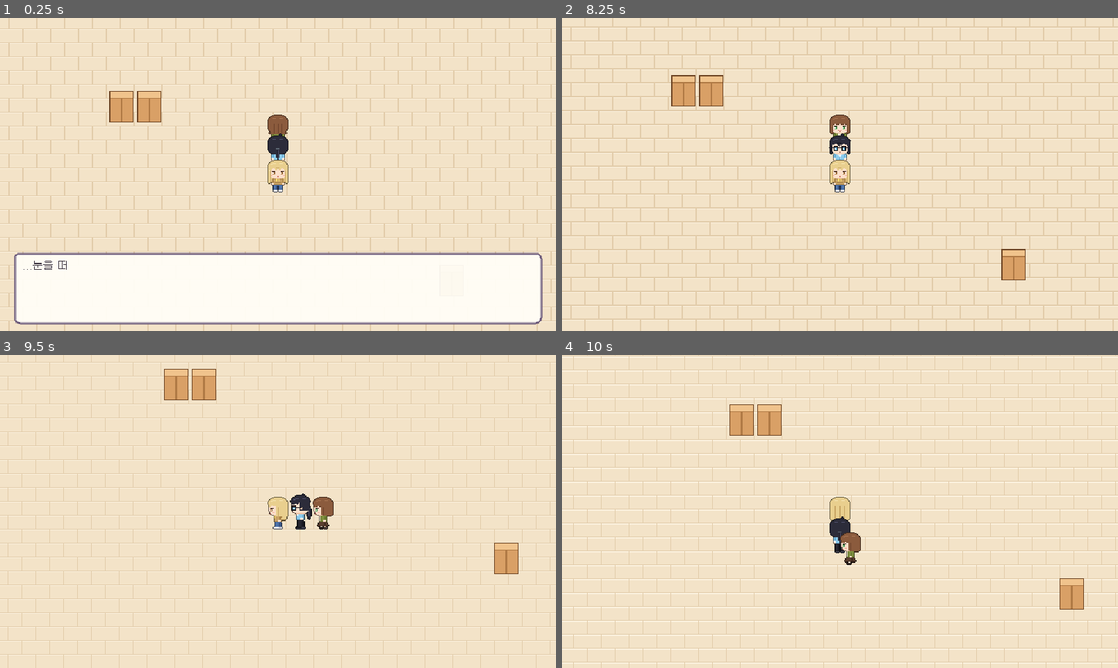
Above: before the commit, frames 1-4 (two rows, left to right).
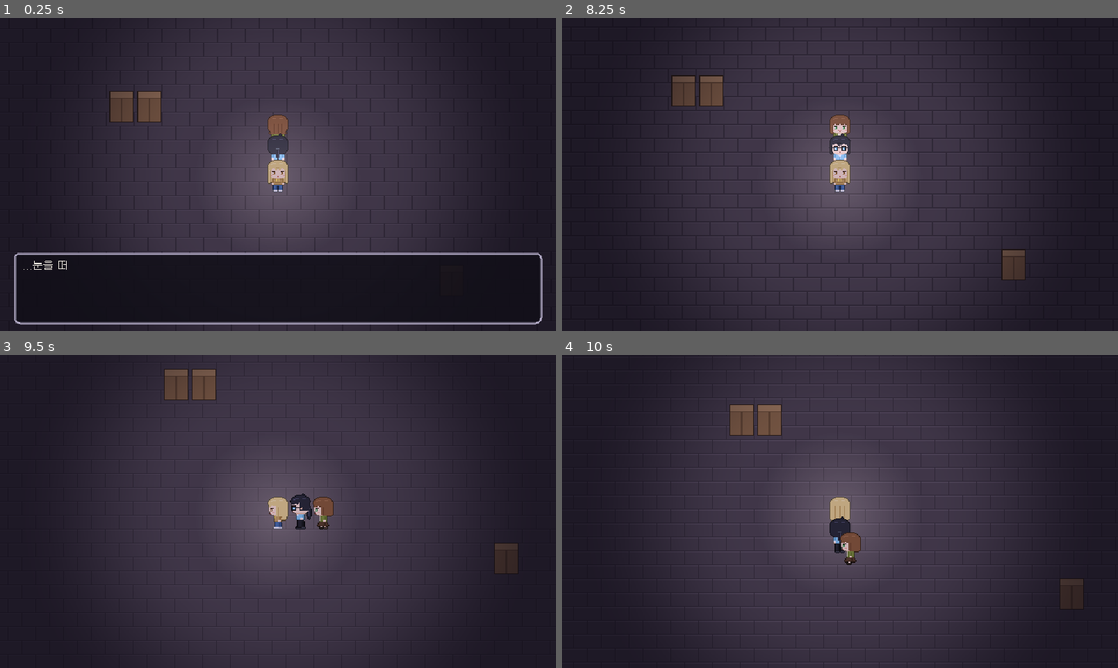
Above: after the commit, the same moments.

Repository: passedcloud-cmd/makemygame
Game: Godot game, scene res://scenes/maps/test_room.tscn
Same seed, same stepped clock (60 frames per second), same inputs: the game is played once before the commit and once after it.
Inputs:
- Up to frame 1 (0.25 s): no input
- Up to frame 2 (8.25 s): hold Right (move_right) 0.53-1.28 s; hold Z (confirm) 0.53-1.28 s; hold Down (move_down) 1.28-2.03 s; tap Z (confirm) every 1.5 s from 1.35 to 7.35 s; tap Enter at 2 s; hold Right (move_right) 2.03-2.78 s; hold Z (confirm) 2.03-2.78 s; hold Up (move_up) 2.78-3.53 s; hold Z (confirm) 3.53-4.28 s; hold Left (move_left) 3.53-5.03 s; hold Down (move_down) 5.03-5.78 s; hold Z (confirm) 5.03-5.78 s; hold Right (move_right) 5.78-6.53 s; hold Up (move_up) 6.53-7.28 s; hold Z (confirm) 6.53-7.28 s; hold Right (move_right) 7.28-8.03 s; hold Down (move_down) from 8.03 s (still down); hold Z (confirm) from 8.03 s (still down)
- Up to frame 3 (9.5 s): release Down (move_down) at 8.78 s; release Z (confirm) at 8.78 s; hold Left (move_left) from 8.78 s (still down); tap Z (confirm) at 8.85 s
- Up to frame 4 (10 s): release Left (move_left) at 9.53 s; hold Up (move_up) from 9.53 s (still down); hold Z (confirm) from 9.53 s (still down)

The runs differ from the first frame. In frame 1, 99% of the frame differs, in the area x 0-100%, y 0-100%; in frame 2, 100%; in frame 3, 100%; in frame 4, 100%.

Commit message:
Shift art direction to a darker, Ib-like mood
- Muted dark floor, navy walls, near-black ceiling and dimmer boxes
- Per-room ambient color (CanvasModulate) and a screen vignette shader
- Soft warm glow around the player so characters stay readable
- Dialogue box restyled as a translucent dark window with light text

Co-Authored-By: Claude Opus 5.5 <noreply@anthropic.com>
Claude-Session: https://claude.ai/code/session_01JXMxp9LdSr5NUB7WSn7g98

Diff:
--- a/scenes/characters/player.tscn
+++ b/scenes/characters/player.tscn
@@ -10,10 +10,30 @@
 [sub_resource type="RectangleShape2D" id="RectangleShape2D_interact"]
 size = Vector2(12, 12)
 
+[sub_resource type="Gradient" id="Gradient_glow"]
+offsets = PackedFloat32Array(0, 1)
+colors = PackedColorArray(1, 0.94, 0.82, 0.2, 1, 0.94, 0.82, 0)
+
+[sub_resource type="GradientTexture2D" id="GradientTexture2D_glow"]
+gradient = SubResource("Gradient_glow")
+width = 192
+height = 192
+fill = 1
+fill_from = Vector2(0.5, 0.5)
+fill_to = Vector2(1, 0.5)
+
+[sub_resource type="CanvasItemMaterial" id="CanvasItemMaterial_add"]
+blend_mode = 1
+
 [node name="Player" type="CharacterBody2D"]
 motion_mode = 1
 script = ExtResource("1_player")
 sprite_sheet = ExtResource("3_sheet")
+
+[node name="Glow" type="Sprite2D" parent="."]
+material = SubResource("CanvasItemMaterial_add")
+position = Vector2(0, -16)
+texture = SubResource("GradientTexture2D_glow")
 
 [node name="Sprite" type="Sprite2D" parent="."]
 texture = ExtResource("3_sheet")
--- a/scenes/maps/test_room.tscn
+++ b/scenes/maps/test_room.tscn
@@ -9,6 +9,7 @@
 [ext_resource type="Texture2D" path="res://art/sprites/test/C_test.png" id="7_c"]
 [ext_resource type="PackedScene" path="res://scenes/props/box.tscn" id="8_box"]
 [ext_resource type="PackedScene" path="res://scenes/props/interactable.tscn" id="9_interact"]
+[ext_resource type="PackedScene" path="res://scenes/ui/vignette.tscn" id="10_vignette"]
 
 [sub_resource type="RectangleShape2D" id="RectangleShape2D_top"]
 size = Vector2(960, 64)
@@ -44,24 +45,24 @@
 [node name="CeilingTop" type="ColorRect" parent="."]
 offset_right = 960.0
 offset_bottom = 32.0
-color = Color(0.49, 0.56, 0.65, 1)
+color = Color(0.09, 0.08, 0.12, 1)
 
 [node name="CeilingBottom" type="ColorRect" parent="."]
 offset_top = 528.0
 offset_right = 960.0
 offset_bottom = 544.0
-color = Color(0.49, 0.56, 0.65, 1)
+color = Color(0.09, 0.08, 0.12, 1)
 
 [node name="CeilingLeft" type="ColorRect" parent="."]
 offset_right = 16.0
 offset_bottom = 544.0
-color = Color(0.49, 0.56, 0.65, 1)
+color = Color(0.09, 0.08, 0.12, 1)
 
 [node name="CeilingRight" type="ColorRect" parent="."]
 offset_left = 944.0
 offset_right = 960.0
 offset_bottom = 544.0
-color = Color(0.49, 0.56, 0.65, 1)
+color = Color(0.09, 0.08, 0.12, 1)
 
 [node name="Walls" type="StaticBody2D" parent="."]
 
@@ -119,3 +120,5 @@
 position = Vector2(680, 420)
 dialogue_file = "res://dialogue/test_room.txt"
 block = "drawing"
+
+[node name="Vignette" parent="." instance=ExtResource("10_vignette")]
--- a/scenes/ui/dialogue_box.tscn
+++ b/scenes/ui/dialogue_box.tscn
@@ -8,12 +8,12 @@
 content_margin_top = 8.0
 content_margin_right = 10.0
 content_margin_bottom = 8.0
-bg_color = Color(1, 0.992, 0.965, 0.95)
+bg_color = Color(0.067, 0.059, 0.094, 0.86)
 border_width_left = 2
 border_width_top = 2
 border_width_right = 2
 border_width_bottom = 2
-border_color = Color(0.396, 0.325, 0.463, 1)
+border_color = Color(0.72, 0.69, 0.8, 1)
 corner_radius_top_left = 6
 corner_radius_top_right = 6
 corner_radius_bottom_right = 6
@@ -29,19 +29,19 @@
 border_width_top = 2
 border_width_right = 2
 border_width_bottom = 2
-border_color = Color(0.396, 0.325, 0.463, 1)
+border_color = Color(0.067, 0.059, 0.094, 1)
 corner_radius_top_left = 4
 corner_radius_top_right = 4
 corner_radius_bottom_right = 4
 corner_radius_bottom_left = 4
 
 [sub_resource type="StyleBoxFlat" id="StyleBoxFlat_face"]
-bg_color = Color(0.886, 0.937, 0.976, 1)
+bg_color = Color(0.16, 0.15, 0.21, 1)
 border_width_left = 1
 border_width_top = 1
 border_width_right = 1
 border_width_bottom = 1
-border_color = Color(0.396, 0.325, 0.463, 0.6)
+border_color = Color(0.72, 0.69, 0.8, 0.5)
 corner_radius_top_left = 4
 corner_radius_top_right = 4
 corner_radius_bottom_right = 4
@@ -52,12 +52,12 @@
 content_margin_top = 6.0
 content_margin_right = 12.0
 content_margin_bottom = 6.0
-bg_color = Color(0.396, 0.325, 0.463, 0.95)
+bg_color = Color(0.067, 0.059, 0.094, 0.9)
 border_width_left = 2
 border_width_top = 2
 border_width_right = 2
 border_width_bottom = 2
-border_color = Color(1, 0.992, 0.965, 1)
+border_color = Color(0.72, 0.69, 0.8, 1)
 corner_radius_top_left = 6
 corner_radius_top_right = 6
 corner_radius_bottom_right = 6
@@ -119,6 +119,7 @@
 [node name="NameLabel" type="Label" parent="Root/NameTag"]
 unique_name_in_owner = true
 layout_mode = 2
+theme_override_colors/font_color = Color(0.11, 0.09, 0.13, 1)
 theme_override_fonts/font = ExtResource("2_bold")
 text = "A"
 
@@ -129,7 +130,7 @@
 offset_top = 334.0
 offset_right = 616.0
 offset_bottom = 349.0
-theme_override_colors/font_color = Color(0.396, 0.325, 0.463, 1)
+theme_override_colors/font_color = Color(0.72, 0.69, 0.8, 1)
 text = "▼"
 
 [node name="ChoicePanel" type="PanelContainer" parent="Root"]
--- a/scenes/ui/theme.tres
+++ b/scenes/ui/theme.tres
@@ -5,6 +5,6 @@
 [resource]
 default_font = ExtResource("1_font")
 default_font_size = 12
-Label/colors/font_color = Color(0.231, 0.2, 0.251, 1)
-RichTextLabel/colors/default_color = Color(0.231, 0.2, 0.251, 1)
+Label/colors/font_color = Color(0.95, 0.93, 0.89, 1)
+RichTextLabel/colors/default_color = Color(0.95, 0.93, 0.89, 1)
 RichTextLabel/constants/line_separation = 4
--- /dev/null
+++ b/scenes/ui/vignette.tscn
@@ -0,0 +1,19 @@
+[gd_scene format=3]
+
+[ext_resource type="Shader" path="res://shaders/vignette.gdshader" id="1_shader"]
+
+[sub_resource type="ShaderMaterial" id="ShaderMaterial_vignette"]
+shader = ExtResource("1_shader")
+shader_parameter/strength = 0.6
+shader_parameter/radius = 0.85
+shader_parameter/softness = 0.55
+shader_parameter/tint = Color(0.03, 0.02, 0.06, 1)
+
+[node name="Vignette" type="CanvasLayer"]
+layer = 5
+
+[node name="Shade" type="ColorRect" parent="."]
+material = SubResource("ShaderMaterial_vignette")
+offset_right = 640.0
+offset_bottom = 360.0
+mouse_filter = 2
--- a/scripts/maps/room.gd
+++ b/scripts/maps/room.gd
@@ -6,12 +6,18 @@
 ## 방의 크기 (픽셀). 32의 배수로 맞추면 타일과 딱 맞는다.
 @export var room_size := Vector2i(960, 544)
 @export var camera: Camera2D
+## 방 전체의 밝기와 색감. 흰색이면 그대로, 어두운 색일수록 방이 어두워진다.
+## 맵마다 다르게 정해서 분위기를 바꿀 수 있다.
+@export var ambient_color := Color(0.82, 0.8, 0.9)
 ## 방에 들어오자마자 보여줄 대화 (비워두면 없음)
 @export_file("*.txt") var intro_dialogue := ""
 @export var intro_block := ""
 
 
 func _ready() -> void:
+	var ambient := CanvasModulate.new()
+	ambient.color = ambient_color
+	add_child(ambient)
 	if camera:
 		camera.limit_left = 0
 		camera.limit_top = 0
--- /dev/null
+++ b/shaders/vignette.gdshader
@@ -0,0 +1,18 @@
+// 화면 가장자리를 어둡게 만드는 효과 (비네팅).
+// 가운데는 그대로, 바깥으로 갈수록 어두워진다.
+shader_type canvas_item;
+
+// 가장자리 어둠의 진하기 (0 = 없음, 1 = 완전 검정)
+uniform float strength : hint_range(0.0, 1.0) = 0.6;
+// 어두워지기 시작하는 거리 (화면 가운데 기준)
+uniform float radius : hint_range(0.0, 1.5) = 0.85;
+// 밝은 곳에서 어두운 곳으로 넘어가는 부드러움
+uniform float softness : hint_range(0.01, 1.0) = 0.55;
+uniform vec4 tint : source_color = vec4(0.03, 0.02, 0.06, 1.0);
+
+void fragment() {
+	vec2 p = UV - 0.5;
+	p.x *= 16.0 / 9.0;
+	float dark = 1.0 - smoothstep(radius, radius - softness, length(p));
+	COLOR = vec4(tint.rgb, dark * strength);
+}
Binary file changed: art/tiles/test/box.png
Binary file changed: art/tiles/test/floor.png
Binary file changed: art/tiles/test/wall.png
Not shown, changed: dialogue/test_room.txt
Not shown, added: shaders/vignette.gdshader.uid
Not shown, changed: tools/gen_test_tiles.py
